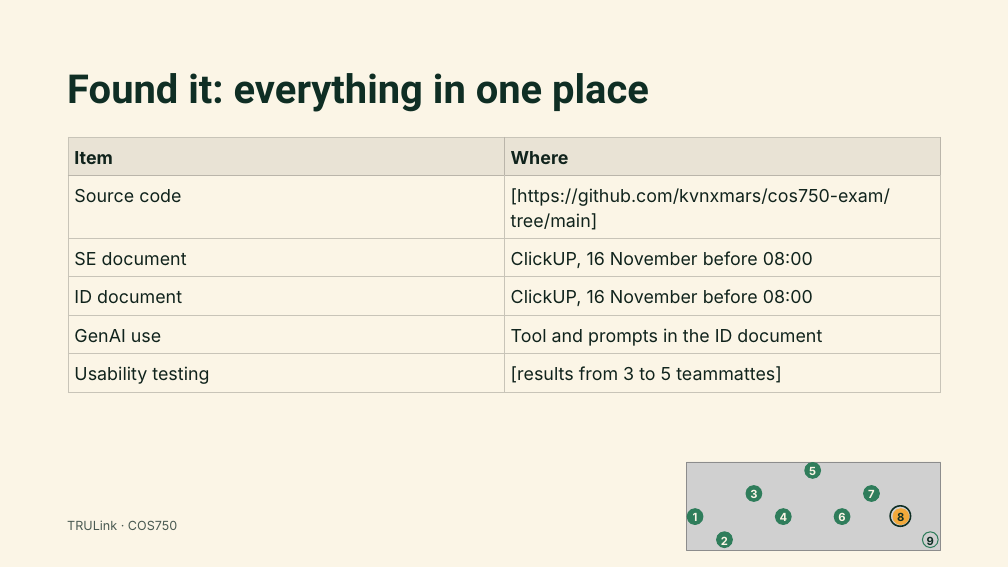
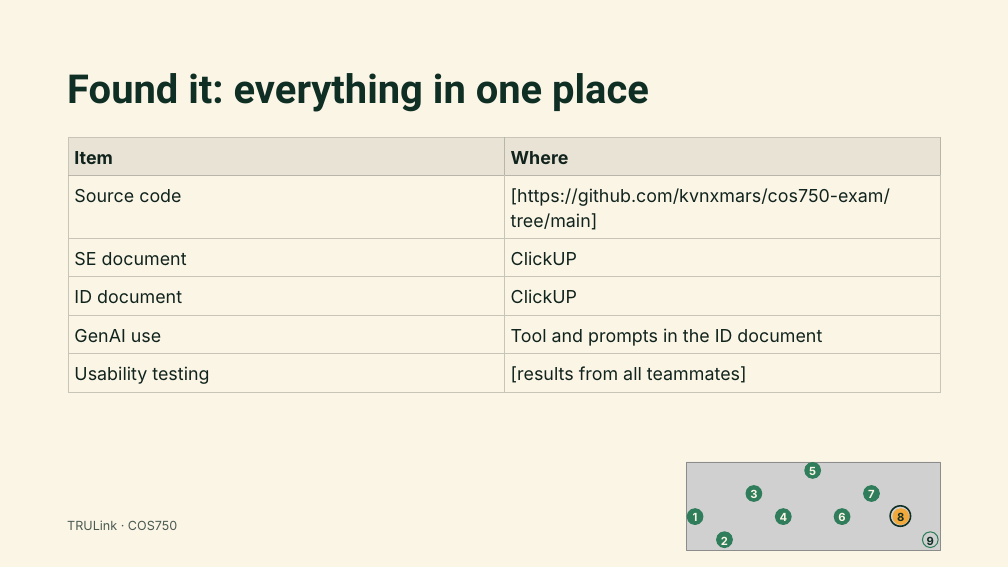
Before and after one commit to kvnxmars/cos212-bst-tutor, a slide deck: slide 8 of docs/presentation/Binary Search Trees – COS212 App Presentation.pptx. Drawn at 1008x567 pixels with LibreOffice and Linux fonts; fonts in the diff are those of the drawing; grey boxes stand for pictures. Boxes give left, top, right and bottom in pixels: in the first picture for what was removed or moved away, otherwise in the second. Text is boxed around its words. In the diff, an @@ line names an element or a change of style, - is before the commit and + after.

```diff
--- a/docs/presentation/Binary Search Trees – COS212 App Presentation.pptx
+++ b/docs/presentation/Binary Search Trees – COS212 App Presentation.pptx
@@ table at [68,138,941,391] @@
-row 3, column 2: ClickUP, 16 November before 08:00
+row 3, column 2: ClickUP
-row 4, column 2: ClickUP, 16 November before 08:00
+row 4, column 2: ClickUP
-row 6, column 2: [results from 3 to 5 teammattes]
+row 6, column 2: [results from all teammates]
```
Also in this commit, not shown: 5 other slides changed.
